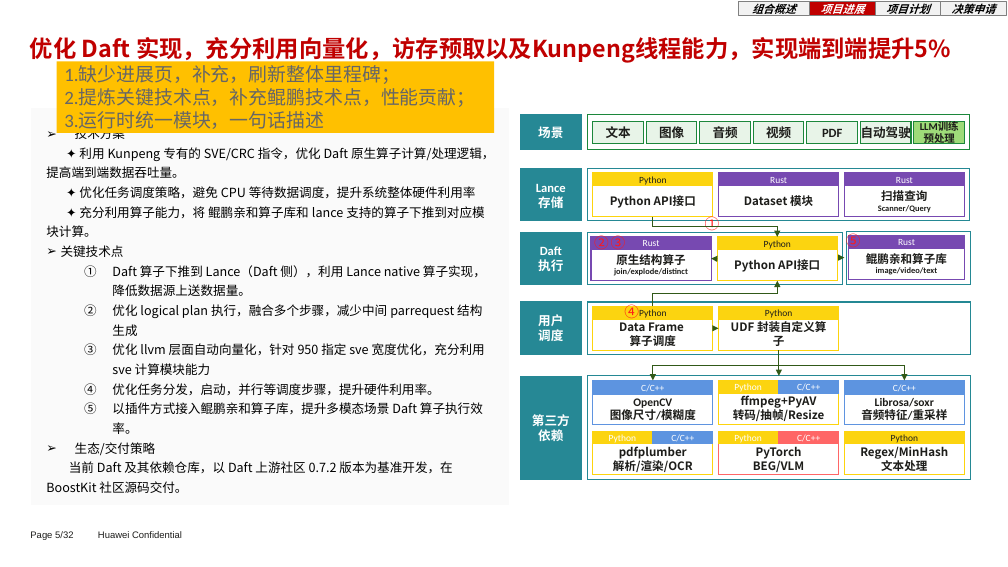
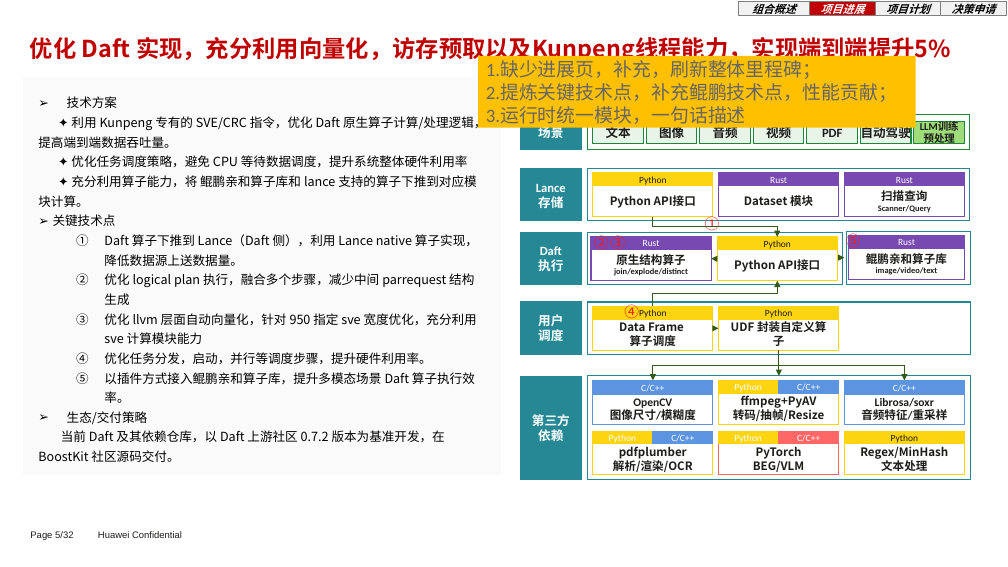
Before and after one commit to sui-zhiyuan/mindvault, a slide deck: slide 5 of slides/define1.pptx. Drawn at 1008x567 pixels with LibreOffice and Linux fonts; fonts in the diff are those of the drawing; background and template pictures are left out. Boxes give left, top, right and bottom in pixels: in the first picture for what was removed or moved away, otherwise in the second. Text is boxed around its words. In the diff, an @@ line names an element or a change of style, - is before the commit and + after.

```diff
--- a/slides/define1.pptx
+++ b/slides/define1.pptx
@@ rectangle "1.缺少进展页，补充，刷新整体里程碑；": place and size @@
-rectangle "1.缺少进展页，补充，刷新整体里程碑；" at bbox=[57, 61, 495, 133]
+rectangle "1.缺少进展页，补充，刷新整体里程碑；" at bbox=[479, 56, 917, 128]
@@ rectangle: place and size @@
-rectangle at bbox=[30, 107, 509, 506]
+rectangle at bbox=[23, 76, 501, 475]
@@ text "技术方案": place and size @@
-text "技术方案" at bbox=[46, 125, 494, 493]
+text "技术方案" at bbox=[38, 96, 486, 462]
```
Also in this commit, not shown: 1 other slide changed, 1 other file.
